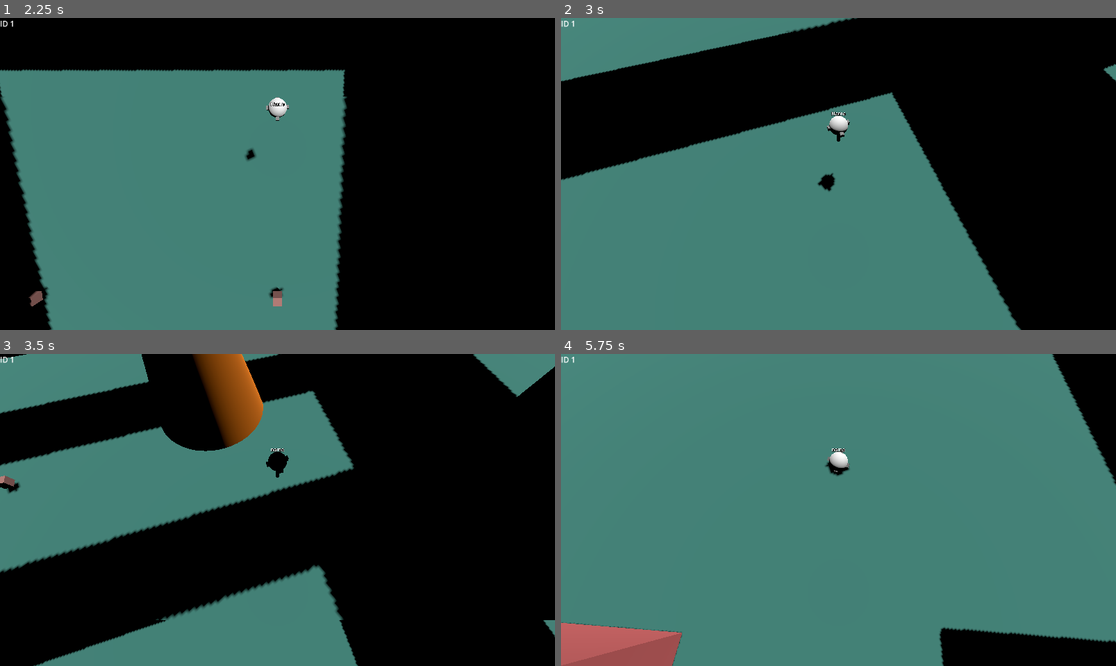
Above: before the commit, frames 1-4 (two rows, left to right).
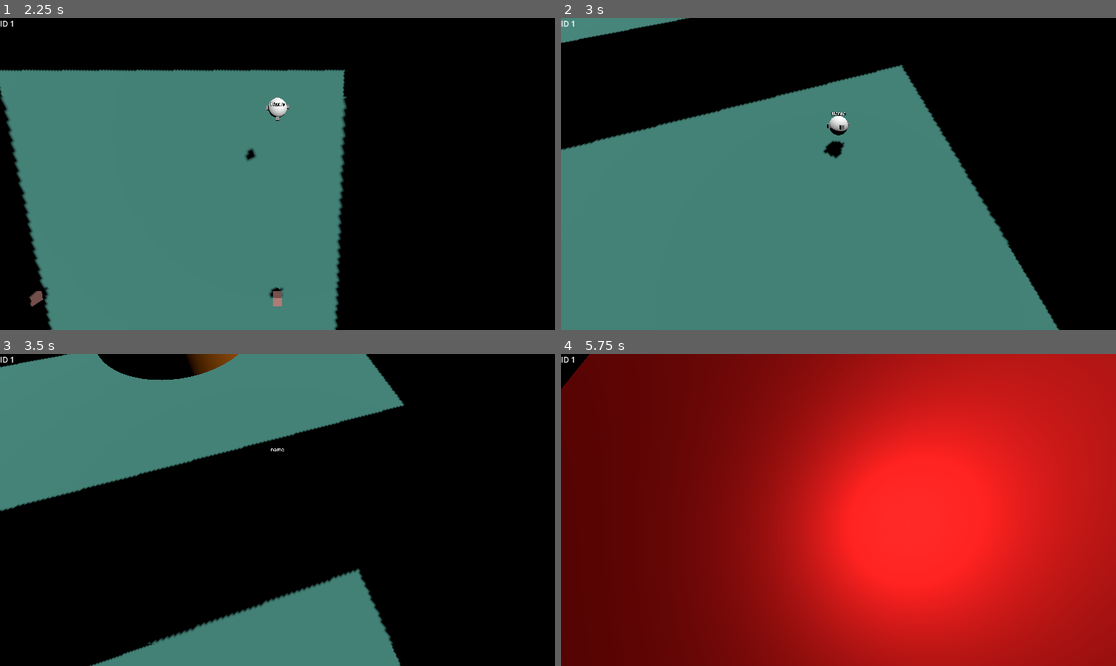
Above: after the commit, the same moments.

Repository: icvara/BestOnnlineGameEver
Game: Godot game, scene res://world/main.tscn
Same seed, same stepped clock (60 frames per second), same inputs: the game is played once before the commit and once after it.
Inputs (mouse positions are in pixels of both pictures, inside the frame that each line leads up to):
- Up to frame 1 (2.25 s): click (277, 117) at 0.52 s; type "Alex" at 0.6 s; click "Host" at 1.25 s; click "Play" at 2 s
- Up to frame 2 (3 s): move the mouse to (866, 174) at 2.77 s; hold W (up) from 2.78 s (still down); tap Space (space) at 2.85 s
- Up to frame 3 (3.5 s): keep holding W (up)
- Up to frame 4 (5.75 s): keep holding W (up); move the mouse to (810, 510) at 3.52 s; tap Space (space) at 3.6, 4.35, 5.1 s; move the mouse to (849, 503) at 4.27 s; move the mouse to (832, 516) at 5.02 s

Frame 1 is identical in both runs. In frame 2, 15% of the frame differs, in the area x 0-100%, y 0-100%; in frame 3, 32%; in frame 4, 100%.

Commit message:
jump way better

Diff:
--- a/Player/player.gd
+++ b/Player/player.gd
@@ -85,11 +85,25 @@
 
 func is_on_ground() -> bool:
 	var ray = get_parent().get_node("RayCast3D_ground")
-	return ray.get_collision_point().distance_to(global_position) < 1.5
+	ray.add_exception(self)
+	ray.force_raycast_update()  # make sure it's fresh this frame
+
+	if ray.is_colliding():
+		# Check if the collision point is close enough below the ball
+		var hit_point = ray.get_collision_point()
+		var dist = global_position.distance_to(hit_point)
+		return dist < 1.5
+	else:
+		return false
 
 func _physics_process(delta):
 	if is_multiplayer_authority():
 		var input_vector := Vector3.ZERO
+
+		if Input.is_action_just_pressed("space") and is_on_ground():
+		#linear_velocity.y == 0
+			linear_velocity.y = jump_force
+			#apply_impulse(Vector3.UP * jump_force)
 
 		# Get input
 		if Input.is_action_pressed("up"):
@@ -105,11 +119,11 @@
 			print(get_parent().get_node("RayCast3D_ground").is_colliding())
 
 				# Jump
-		if Input.is_action_just_pressed("space") and is_on_ground():
-		#linear_velocity.y == 0
-			apply_impulse(Vector3.UP * jump_force)
 
 		if input_vector != Vector3.ZERO:
+			if Input.is_action_just_pressed("space") and is_on_ground():
+			#linear_velocity.y == 0
+				linear_velocity.y = jump_force
 			input_vector = input_vector.normalized()
 			# Rotate input to match camera orientation
 			#var cam_yaw :float= camera_pivot.rotation.y
--- a/Player/player_node.tscn
+++ b/Player/player_node.tscn
@@ -7,11 +7,6 @@
 
 [sub_resource type="PhysicsMaterial" id="PhysicsMaterial_bd1d3"]
 bounce = 0.54
-
-[sub_resource type="CylinderMesh" id="CylinderMesh_kvi71"]
-top_radius = 0.1
-bottom_radius = 0.1
-height = 1.0
 
 [node name="Player_node" type="Node3D"]
 script = ExtResource("1_bd1d3")
@@ -32,11 +27,6 @@
 [node name="RayCast3D_ground" type="RayCast3D" parent="."]
 script = ExtResource("3_kvi71")
 
-[node name="MeshInstance3D" type="MeshInstance3D" parent="RayCast3D_ground"]
-transform = Transform3D(1, 0, 0, 0, 1, 0, 0, 0, 1, 0, -1, 0)
-mesh = SubResource("CylinderMesh_kvi71")
-skeleton = NodePath("")
-
 [node name="Label3D_name" type="Label3D" parent="."]
 transform = Transform3D(1, 0, 0, 0, 1, 0, 0, 0, 1, 0, 0.76751876, 0)
 billboard = 1
Not shown: 1 places in Player/player_node.tscn that only renumber resources
